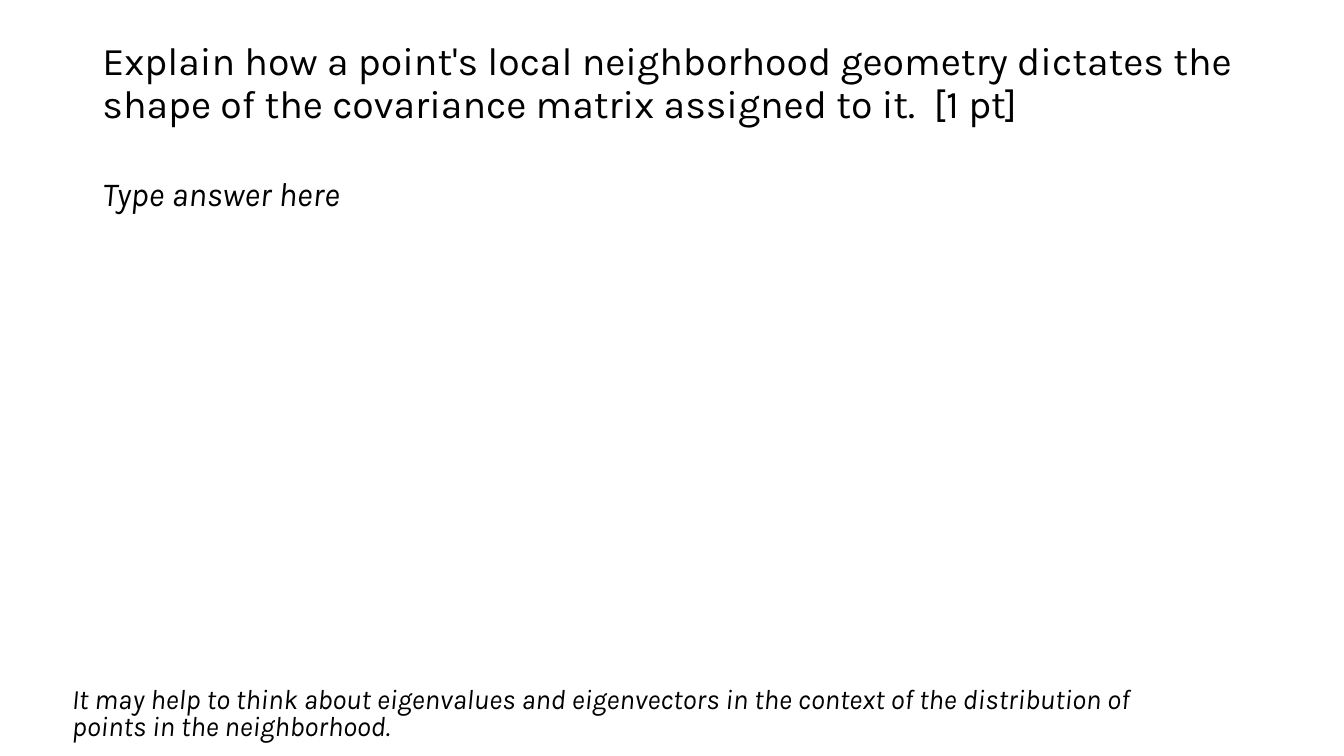
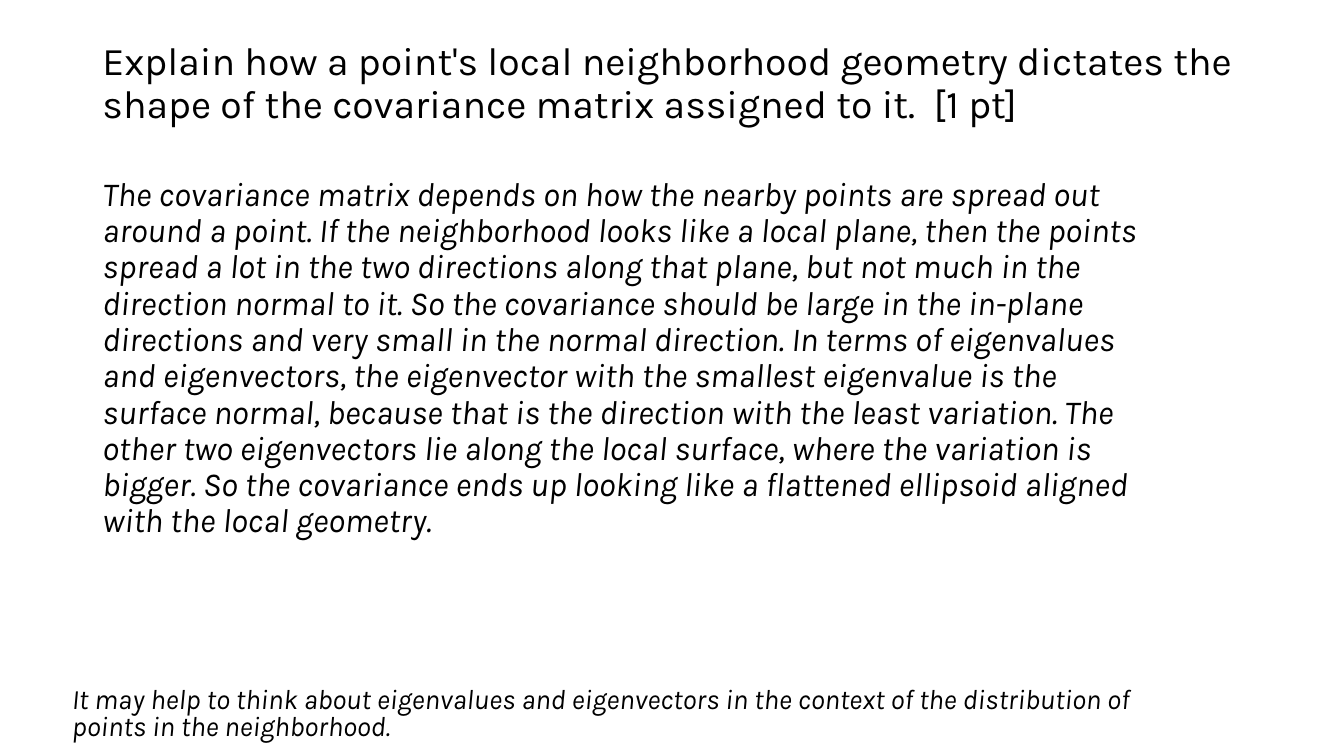
Before and after one commit to ojas-mediratta/Advanced-Mobile-Robotics, a slide deck: slide 3 of project_4a/reflection_questions.pptx. Drawn at 1344x756 pixels with LibreOffice and Linux fonts; fonts in the diff are those of the drawing. Boxes give left, top, right and bottom in pixels: in the first picture for what was removed or moved away, otherwise in the second. Text is boxed around its words. In the diff, an @@ line names an element or a change of style, - is before the commit and + after.

```diff
--- a/project_4a/reflection_questions.pptx
+++ b/project_4a/reflection_questions.pptx
@@ text at bbox=[102, 183, 1137, 541]: text changed @@
-Type answer here
+The covariance matrix depends on how the nearby points are spread out around a point. If the neighborhood looks like a local plane, then the points spread a lot in the two directions along that plane, but not much in the direction normal to it. So the covariance should be large in the in-plane directions and very small in the normal direction. In terms of eigenvalues and eigenvectors, the eigenvector with the smallest eigenvalue is the surface normal, because that is the direction with the least variation. The other two eigenvectors lie along the local surface, where the variation is bigger. So the covariance ends up looking like a flattened ellipsoid aligned with the local geometry.
```
Also in this commit, not shown: 2 other slides changed, 6 other files.
